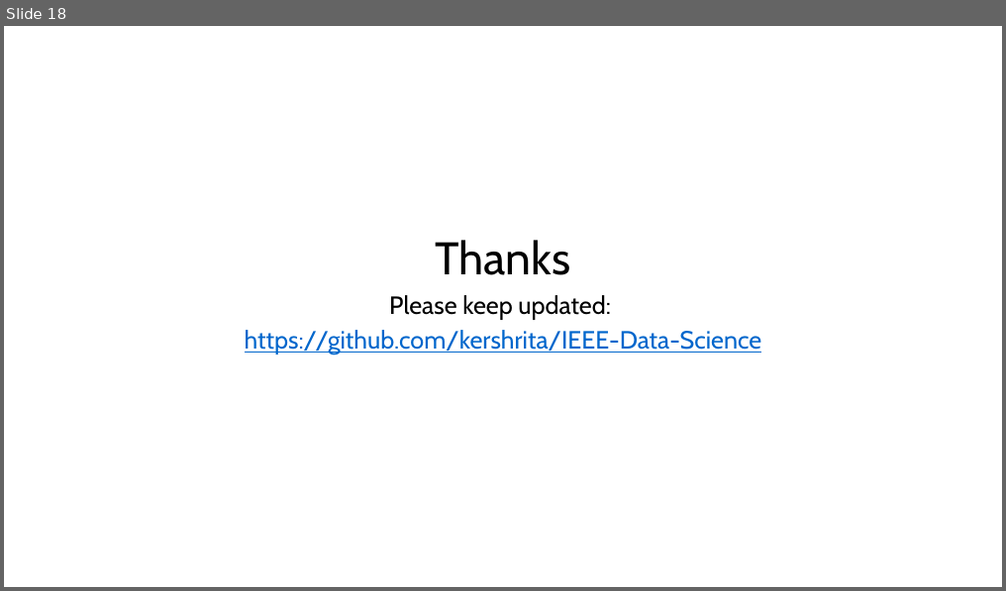
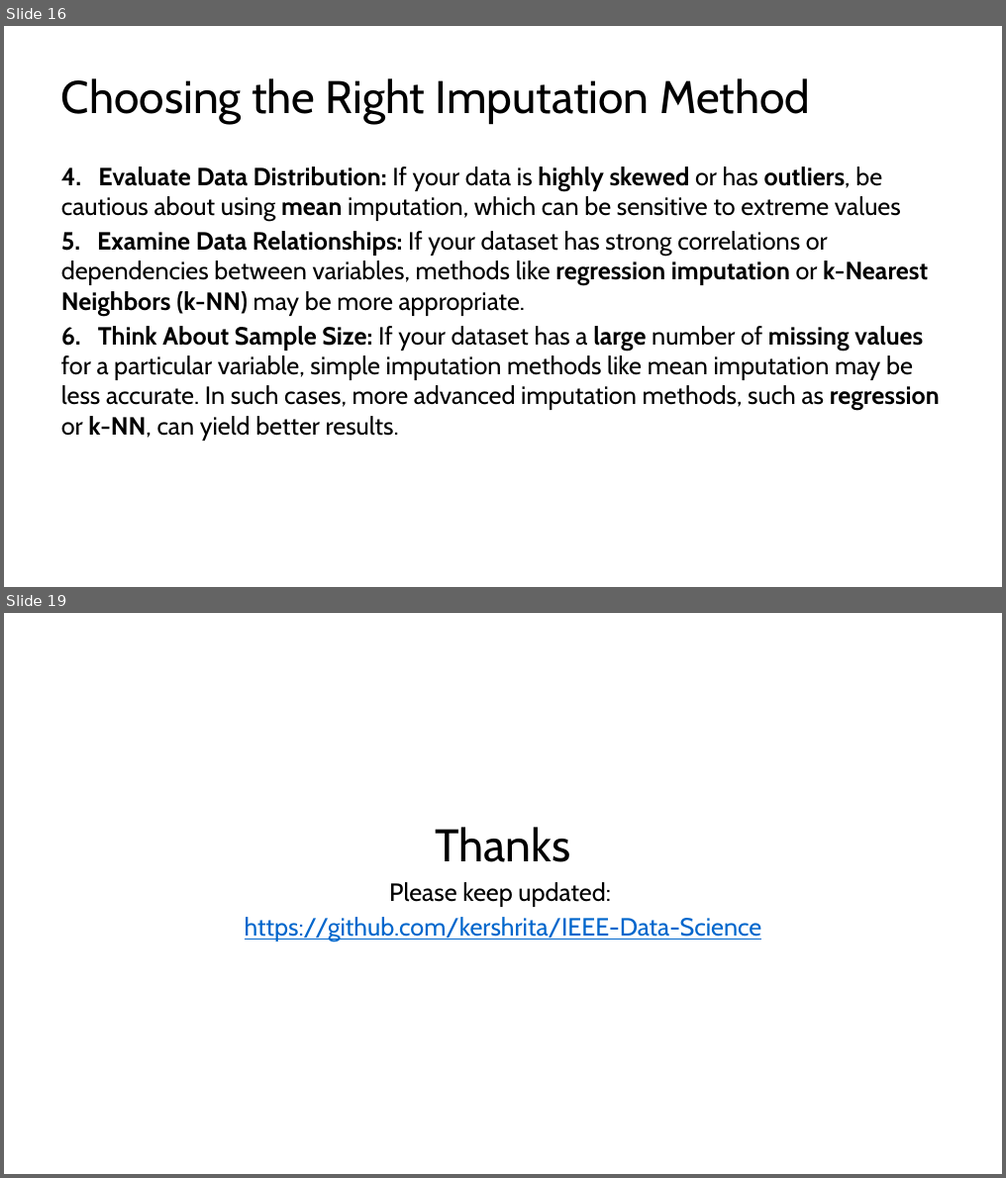
Before and after one commit to kershrita/Data-Science-Roadmap, a slide deck: slides/Session 04 - Planets with pandas & matplotlib.pptx. Shown one above the other, each under a label of ours: slide 18 before the commit, slides 16 and 19 after it; the slides between them are not shown. The pictures are 1006x591 and 1006x1178 pixels, drawn with LibreOffice and Linux fonts; fonts in the diff are those of the drawing. Boxes give left, top, right and bottom in pixels: in the first picture for what was removed or moved away, otherwise in the second. Text is boxed around its words. In the diff, an @@ line names an element or a change of style, - is before the commit and + after.

```diff
--- a/slides/Session 04 - Planets with pandas & matplotlib.pptx
+++ b/slides/Session 04 - Planets with pandas & matplotlib.pptx
@@ slide 16 added at box(4, 26, 1002, 587), background #FFFFFF @@
@@ title added at box(61, 78, 810, 124), 44 pt, text #000000 @@
+Choosing the Right Imputation Method
@@ text added at box(61, 167, 940, 441), 24 pt, text #000000 @@
+4. Evaluate Data Distribution: If your data is highly skewed or has outliers, be cautious about using mean imputation, which can be sensitive to extreme values
+5. Examine Data Relationships: If your dataset has strong correlations or dependencies between variables, methods like regression imputation or k-Nearest Neighbors (k-NN) may be more appropriate.
+6. Think About Sample Size: If your dataset has a large number of missing values for a particular variable, simple imputation methods like mean imputation may be less accurate. In such cases, more advanced imputation methods, such as regression or k-NN, can yield better results.
@@ what was slide 18 is now slide 19 @@
```
Also in this commit, not shown: 4 slides changed, 13 other slides added, 13 slides removed.
